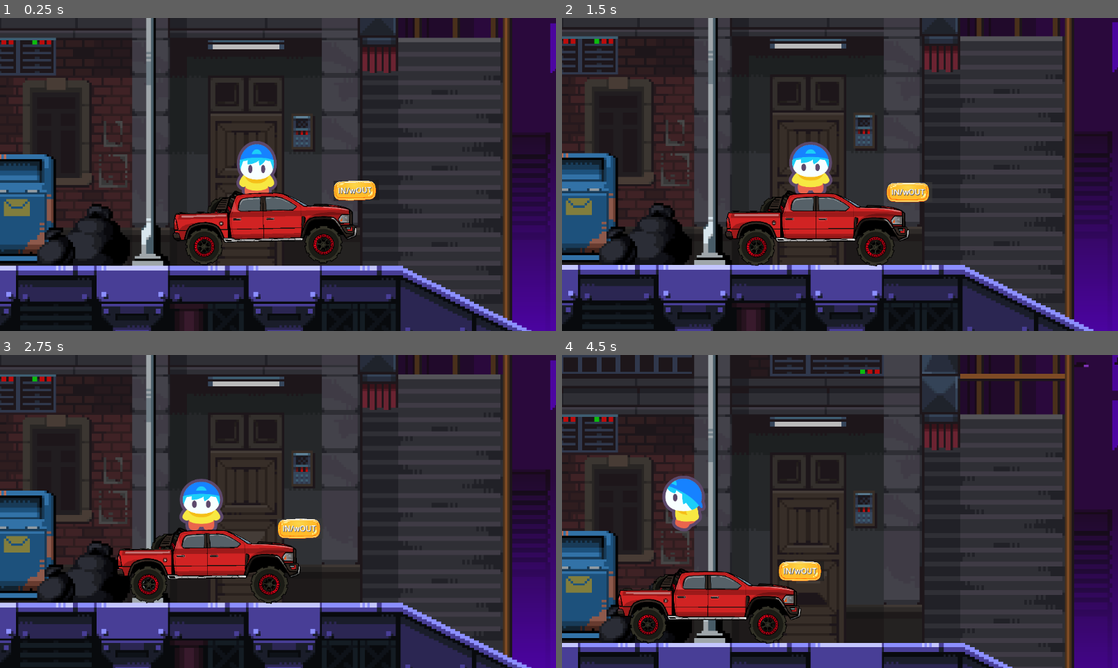
Above: before the commit, frames 1-4 (two rows, left to right).
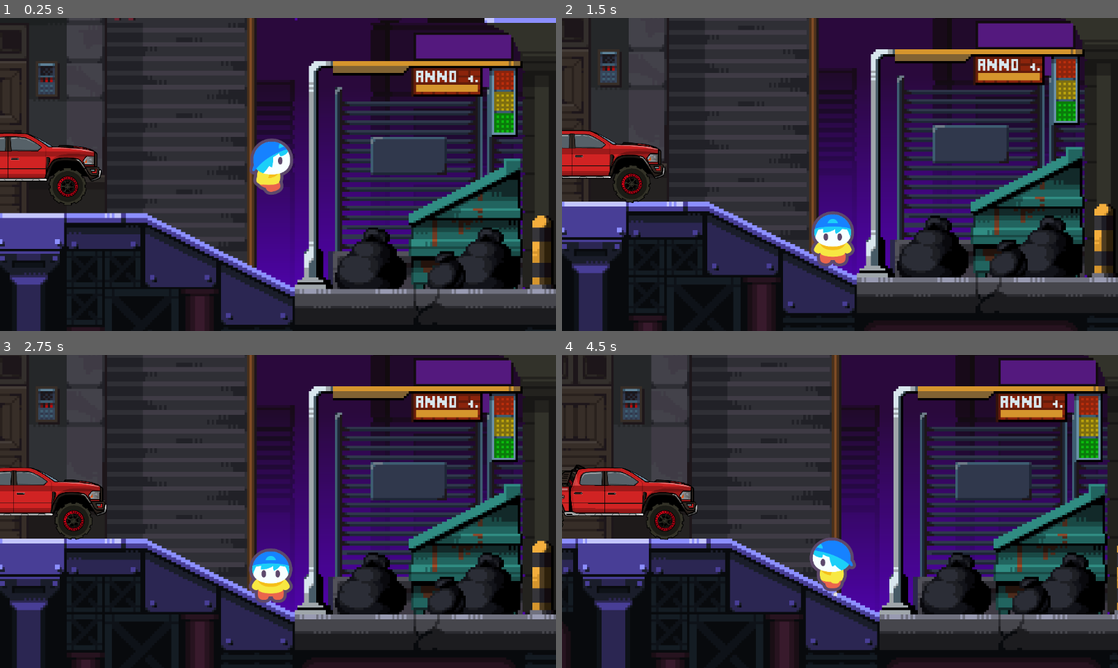
Above: after the commit, the same moments.

Repository: Divya-Darshan/GMEL
Game: Godot game, scene res://world.tscn
The game is run twice, just before and just after one commit, with the same random seed, the same clock (stepped at 60 frames per second) and the same inputs.
Inputs (mouse positions are in pixels of both pictures, inside the frame that each line leads up to):
- Up to frame 1 (0.25 s): no input
- Up to frame 2 (1.5 s): click (917, 193) at 0.5 s, where only the run before the commit has a clickable "IN/wOUT"; click (912, 193) at 1.25 s, where only the run before the commit has a clickable "IN/wOUT"
- Up to frame 3 (2.75 s): click (333, 527) at 2 s, where only the run before the commit has a clickable "IN/wOUT"
- Up to frame 4 (4.5 s): tap Enter (ui_accept) at 2.75, 3.02, 3.77 s; hold A (a) 2.78-3.53 s; tap D (d) at 3.05, 3.6 s; tap A (a) at 3.8 s; hold A (a) from 4.28 s (still down)

The runs differ from the first frame. In frame 1, 71% of the frame differs, in the area x 0-100%, y 0-100%; in frame 2, 71%; in frame 3, 71%; in frame 4, 71%.

Commit message:
car fix can enter/exit

Diff:
--- a/cars/Dodge Ram Rebel TRX/dodge.tscn
+++ b/cars/Dodge Ram Rebel TRX/dodge.tscn
@@ -61,7 +61,28 @@
 scale = Vector2(9.276686, 9.276686)
 shape = SubResource("CircleShape2D_fldve")
 
-[node name="Button" type="Button" parent="." unique_id=1690741685]
+[node name="enter" type="Button" parent="." unique_id=1690741685]
+offset_left = 369.0
+offset_top = -189.0
+offset_right = 1237.0
+offset_bottom = 191.0
+scale = Vector2(0.2754996, 0.2754996)
+theme_override_colors/font_disabled_color = Color(0.8750814, 0.8750814, 0.8750814, 0)
+theme_override_colors/font_outline_color = Color(0, 0, 0, 0)
+theme_override_icons/icon = ExtResource("4_xw2pi")
+
+[node name="Label" type="Label" parent="enter" unique_id=1709315559]
+layout_mode = 0
+offset_left = 152.45035
+offset_top = 72.595406
+offset_right = 223.45035
+offset_bottom = 95.595406
+scale = Vector2(9.065071, 9.065071)
+theme_override_colors/font_shadow_color = Color(0.28285405, 0.31051266, 0.405279, 1)
+theme_override_colors/font_outline_color = Color(0, 0, 0, 1)
+text = "ENTER"
+
+[node name="exit" type="Button" parent="." unique_id=694482956]
 visible = false
 offset_left = 369.0
 offset_top = -189.0
@@ -72,21 +93,34 @@
 theme_override_colors/font_outline_color = Color(0, 0, 0, 0)
 theme_override_icons/icon = ExtResource("4_xw2pi")
 
-[node name="Label" type="Label" parent="Button" unique_id=1709315559]
+[node name="Label" type="Label" parent="exit" unique_id=54804208]
 layout_mode = 0
-offset_left = 87.11451
-offset_top = 76.225174
-offset_right = 158.1145
-offset_bottom = 99.225174
+offset_left = 225.04573
+offset_top = 72.595406
+offset_right = 296.04572
+offset_bottom = 95.595406
 scale = Vector2(9.065071, 9.065071)
 theme_override_colors/font_shadow_color = Color(0.28285405, 0.31051266, 0.405279, 1)
 theme_override_colors/font_outline_color = Color(0, 0, 0, 1)
-text = "IN/wOUT"
+text = "EXIT"
 
 [node name="CollisionPolygon2D" type="CollisionPolygon2D" parent="." unique_id=1167790462]
 scale = Vector2(1.3978081, 1.3978081)
 polygon = PackedVector2Array(-327, -30, -127, -28, -98, -93, 63, -98, 109, -84, 165, -51, 314, -37, 334, -22, 334, 25, 342, 37, 348, 37, 347, 68, 314, 83, 309, 83, -330, 71, -343, 47, -334, 38, -338, 16, -335, -13)
 
+[node name="Camera2D" type="Camera2D" parent="." unique_id=929399840]
+position = Vector2(38, 129)
+zoom = Vector2(0.395, 0.395)
+limit_enabled = false
+limit_left = -1763
+limit_top = -2565
+limit_right = 4046
+limit_bottom = 1209
+
+[node name="Marker2D" type="Marker2D" parent="." unique_id=1150261699]
+position = Vector2(807, -115)
+
 [connection signal="body_entered" from="Area2D" to="." method="_on_area_2d_body_entered"]
 [connection signal="body_exited" from="Area2D" to="." method="_on_area_2d_body_exited"]
-[connection signal="pressed" from="Button" to="." method="_on_button_pressed"]
+[connection signal="pressed" from="enter" to="." method="_on_button_pressed"]
+[connection signal="pressed" from="exit" to="." method="_on_button_pressed"]
--- a/cars/car.gd
+++ b/cars/car.gd
@@ -2,34 +2,42 @@
 
 @onready var back_wheel: RigidBody2D = $back/RigidBody2D
 @onready var front_wheel: RigidBody2D = $front/RigidBody2D
-@onready var animated_sprite_2d: AnimatedSprite2D = $player/AnimatedSprite2D
-@onready var button: Button = $Button
 
-var speed := 900.0
+@onready var enter: Button = $enter
+@onready var exit: Button = $exit
+
+@onready var car_camera: Camera2D = $Camera2D
+@onready var marker_2d: Marker2D = $Marker2D
+
+var speed := 12000.0
 var jump_force := -800.0
 
 var float_force := -40.0
 var float_interval := 0.07
 var float_timer := 0.0
 
-var player: Node = null
+var player: CharacterBody2D = null
+var player_camera: Camera2D = null
+var player_collision: CollisionShape2D = null
+
 var car_active := false
 
+
 func _ready() -> void:
-	set_physics_process(false)
-	button.visible = false
-	button.pressed.connect(_on_button_pressed)
+	enter.visible = false
+	exit.visible = false
+
+	enter.pressed.connect(enter_car)
+	exit.pressed.connect(exit_car)
+
+	car_camera.enabled = false
+
 
 func _physics_process(delta: float) -> void:
 	if not car_active:
 		return
 
-	var dir := 0
-
-	if Input.is_action_pressed("d"):
-		dir += 1
-	if Input.is_action_pressed("a"):
-		dir -= 1
+	var dir := Input.get_axis("a", "d")
 
 	if dir != 0:
 		back_wheel.apply_torque_impulse(dir * speed * delta * 60.0)
@@ -40,6 +48,7 @@
 		front_wheel.apply_impulse(Vector2(0, jump_force))
 		apply_impulse(Vector2(0, jump_force * 0.6))
 
+	# float
 	if Input.is_action_pressed("ui_accept"):
 		float_timer -= delta
 		if float_timer <= 0.0:
@@ -48,22 +57,60 @@
 	else:
 		float_timer = 0.0
 
+
+# PLAYER ENTER AREA
 func _on_area_2d_body_entered(body: Node2D) -> void:
-	player = body
-	button.visible = true
+	if body is CharacterBody2D:
+		player = body
+		player_camera = player.get_node("Camera2D")
+		player_collision = player.get_node("CollisionShape2D")
+
+		enter.visible = true
+
 
 func _on_area_2d_body_exited(body: Node2D) -> void:
-	button.visible = false
-	player = null
-	car_active = false
-	set_physics_process(false)
+	if body == player and not car_active:
+		enter.visible = false
+		player = null
 
-func _on_button_pressed() -> void:
+
+# ENTER CAR
+func enter_car():
 	if player == null:
 		return
 
-	if player.has_method("player"):
-		player.player()
+	car_active = true
 
-	car_active = not car_active
-	set_physics_process(car_active)
+	player.global_position = marker_2d.global_position
+	player.visible = false
+	player.set_physics_process(false)
+
+	if player_collision:
+		player_collision.disabled = true
+
+	if player_camera:
+		player_camera.enabled = false
+	car_camera.enabled = true
+
+	enter.visible = false
+	exit.visible = true   # ✅ show exit button
+
+
+# EXIT CAR
+func exit_car():
+	car_active = false
+
+	if player != null:
+		player.global_position = global_position + Vector2(-60, 0)
+		player.visible = true
+		player.set_physics_process(true)
+
+		if player_collision:
+			player_collision.disabled = false
+
+	if player_camera:
+		player_camera.enabled = true
+	car_camera.enabled = false
+
+	enter.visible = true   # ✅ show enter again
+	exit.visible = false   # ✅ hide exit
--- a/world.tscn
+++ b/world.tscn
@@ -17,7 +17,7 @@
 polygon = PackedVector2Array(-962.4398, 382.02246, -277.6886, 383.9486, -253.61156, 387.47992, -245.26485, 390.04816, -219.90369, 401.92615, -16.372406, 500.80255, -7.704651, 504.33386, 2.2471924, 504.33386, 19.903687, 504.97592, 961.15564, 512.3595, 961.7977, 634.99194, -965.65, 644.6228)
 
 [node name="player" parent="." unique_id=666402882 instance=ExtResource("2_fj7yv")]
-position = Vector2(-413, -12)
+position = Vector2(997, 112)
 
 [node name="Dodge" parent="." unique_id=264630696 instance=ExtResource("3_tlwt5")]
 position = Vector2(-379, 216)
